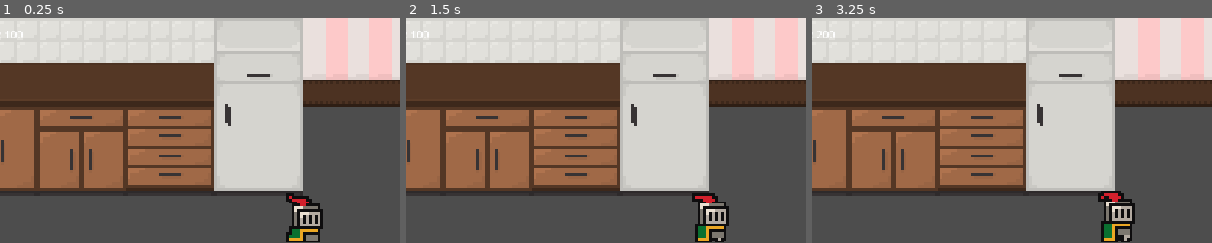
Above: before the commit, frames 1-3 (left to right).
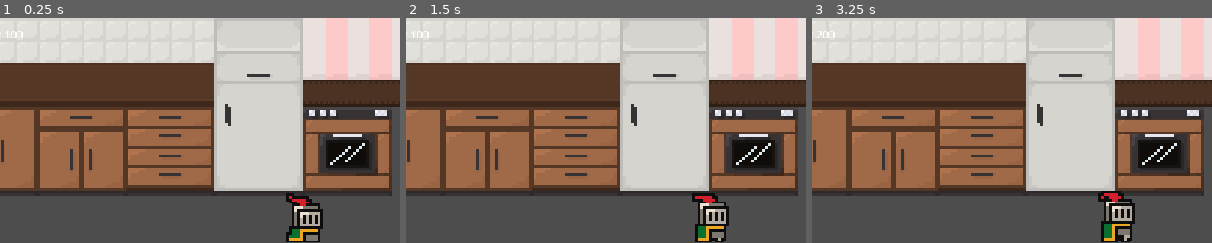
Above: after the commit, the same moments.

Repository: ZensykU2/bakery-game
Game: Godot game, scene res://scenes/bakery/Bakery.tscn
The game is run twice, just before and just after one commit, with the same random seed, the same clock (stepped at 60 frames per second) and the same inputs. The engine's default icon, where the game draws it, is replaced by a stand-in: a white triangle on a blue panel in a dark square.
Inputs:
- Up to frame 1 (0.25 s): no input
- Up to frame 2 (1.5 s): click "Next Day" at 0.5 s; click "Next Day" at 1.25 s
- Up to frame 3 (3.25 s): click "Add $100" at 2 s; click "Add Flour" at 2.75 s
The pictures show only the part of the screen within x 12-62%, y 0-50%; the shares and areas given below are measured in that part.

The runs differ from the first frame. In frame 1, 8.4% of the frame differs, in the area x 75-98%, y 40-80%; in frame 2, 8.4%; in frame 3, 8.3%.

Commit message:
multiple ovens

Diff:
--- a/scenes/bakery/Bakery.tscn
+++ b/scenes/bakery/Bakery.tscn
@@ -167,6 +167,12 @@
 [node name="Oven" parent="Interactables" unique_id=1524767547 node_paths=PackedStringArray("oven_ui") instance=ExtResource("3_16vwy")]
 position = Vector2(464, 272)
 oven_ui = NodePath("../../CanvasLayer/OvenUI")
+oven_id = "oven"
+
+[node name="Oven2" parent="Interactables" unique_id=538350455 node_paths=PackedStringArray("oven_ui") instance=ExtResource("3_16vwy")]
+position = Vector2(624, 272)
+oven_ui = NodePath("../../CanvasLayer/OvenUI")
+oven_id = "oven2"
 
 [node name="Counter" parent="Interactables" unique_id=1309049580 node_paths=PackedStringArray("counter_ui") instance=ExtResource("4_oahqh")]
 position = Vector2(429, 271)
--- a/scenes/bakery/Oven.tscn
+++ b/scenes/bakery/Oven.tscn
@@ -99,8 +99,8 @@
 
 [node name="AnimatedSprite2D" type="AnimatedSprite2D" parent="." unique_id=1937661151]
 sprite_frames = SubResource("SpriteFrames_ae6gd")
-animation = &"complete"
-frame_progress = 0.22375338
+animation = &"idle"
+frame_progress = 0.8093849
 
 [node name="Area2D" type="Area2D" parent="." unique_id=1859614450]
 visible = false
--- a/scripts/autoload/BakingManager.gd
+++ b/scripts/autoload/BakingManager.gd
@@ -7,8 +7,8 @@
 
 func _process(delta: float) -> void:
 	var state_changed_flag = false
-	for recipe_name in active_bakes.keys():
-		var bake = active_bakes[recipe_name]
+	for oven_id in active_bakes.keys():
+		var bake = active_bakes[oven_id]
 		if not bake.is_finished:
 			bake.time_remaining -= delta
 			state_changed_flag = true
@@ -18,13 +18,16 @@
 	if state_changed_flag:
 		baking_updated.emit()
 
-func can_start_bake(recipe_name: String) -> bool:
-	if active_bakes.has(recipe_name):
+func get_bake_for_oven(oven_id: String) -> Variant:
+	return active_bakes.get(oven_id, null)
+
+func can_start_bake(oven_id: String, recipe_name: String) -> bool:
+	if active_bakes.has(oven_id):
 		return false
 	return GameManager.can_craft(recipe_name)
 
-func start_bake(recipe_name: String) -> bool:
-	if not can_start_bake(recipe_name):
+func start_bake(oven_id: String, recipe_name: String) -> bool:
+	if not can_start_bake(oven_id, recipe_name):
 		return false
 
 	var recipe = RecipeDB.get_recipe(recipe_name)
@@ -32,7 +35,8 @@
 	for item in ingredients.keys():
 		GameManager.state.inventory[item] -= ingredients[item]
 
-	active_bakes[recipe_name] = {
+	active_bakes[oven_id] = {
+		"recipe_name": recipe_name,
 		"time_remaining": recipe.get("bake_time", 5.0),
 		"is_finished": false
 	}
@@ -42,12 +46,16 @@
 	GameManager.save_game()
 	return true
 
-func harvest_bake(recipe_name: String) -> bool:
-	if not active_bakes.has(recipe_name) or not active_bakes[recipe_name].is_finished:
+func harvest_bake(oven_id: String) -> bool:
+	if not active_bakes.has(oven_id):
+		return false
+	var bake = active_bakes[oven_id]
+	if not bake.is_finished:
 		return false
 
+	var recipe_name = bake.recipe_name
 	GameManager.state.bakery_stock[recipe_name] = GameManager.state.bakery_stock.get(recipe_name, 0) + 1
-	active_bakes.erase(recipe_name)
+	active_bakes.erase(oven_id)
 
 	GameManager.inventory_changed.emit()
 	baking_updated.emit()
--- a/scripts/bakery/oven.gd
+++ b/scripts/bakery/oven.gd
@@ -3,17 +3,46 @@
 @onready var animated_sprite: AnimatedSprite2D = $AnimatedSprite2D
 @export var oven_ui: Control
 
+@export var oven_id: String = ""
+
 func _ready() -> void:
-	animated_sprite.play("idle")
+	if oven_id.strip_edges() == "":
+		oven_id = name.to_lower()
+		print("Auto-assigned Oven ID: ", oven_id)
+
 	if oven_ui:
 		oven_ui.visible = false
 
+	BakingManager.baking_updated.connect(update_animation)
+	update_animation()
+
+func _process(_delta: float) -> void:
+	var bake = BakingManager.get_bake_for_oven(oven_id)
+	if bake and not bake.is_finished:
+		update_animation()
+
 func ui_accept(_player: CharacterBody2D) -> void:
 	if oven_ui:
+		oven_ui.current_oven_id = oven_id
+
 		oven_ui.visible = not oven_ui.visible
 		if oven_ui.visible:
 			oven_ui.update_buttons()
 
+func update_animation() -> void:
+	var bake = BakingManager.get_bake_for_oven(oven_id)
+
+	if bake == null:
+		if animated_sprite.animation != "idle":
+			animated_sprite.play("idle")
+	elif not bake.is_finished:
+		if animated_sprite.animation != "running":
+			animated_sprite.play("running")
+	else:
+		if animated_sprite.animation != "complete":
+			animated_sprite.play("complete")
+
 func _on_area_2d_body_exited(body: Node2D) -> void:
 	if body.name == "Player" and oven_ui:
+		if oven_ui.current_oven_id == oven_id:
 			oven_ui.visible = false
--- a/scripts/bakery/oven_ui.gd
+++ b/scripts/bakery/oven_ui.gd
@@ -1,6 +1,7 @@
 extends Control
 
 @onready var recipe_list: VBoxContainer = $Panel/RecipeList
+var current_oven_id: String = ""
 
 func _ready() -> void:
 	GameManager.inventory_changed.connect(update_buttons)
@@ -8,8 +9,10 @@
 	setup_recipe_buttons()
 
 func _process(_delta: float) -> void:
-	if visible and not BakingManager.active_bakes.is_empty():
-		update_buttons()
+	if visible:
+		var bake = BakingManager.get_bake_for_oven(current_oven_id)
+		if bake and not bake.is_finished:
+			update_buttons()
 
 func setup_recipe_buttons() -> void:
 	for child in recipe_list.get_children():
@@ -26,33 +29,38 @@
 	update_buttons()
 
 func update_buttons() -> void:
+	var current_bake = BakingManager.get_bake_for_oven(current_oven_id)
+
 	for button in recipe_list.get_children():
 		if button is Button and button.has_meta("recipe_name"):
 			var recipe_name = button.get_meta("recipe_name")
-			var bake = BakingManager.active_bakes.get(recipe_name, null)
 
-			if bake == null:
+			if current_bake == null:
 				button.text = "Bake %s" % recipe_name.capitalize()
 				button.disabled = not GameManager.can_craft(recipe_name)
-			elif not bake.is_finished:
-				button.text = "Baking %s (%.1fs)" % [recipe_name.capitalize(), bake.time_remaining]
+			elif current_bake.recipe_name == recipe_name:
+				if not current_bake.is_finished:
+					button.text = "Baking %s (%.1fs)" % [recipe_name.capitalize(), current_bake.time_remaining]
+					button.disabled = true
+				else:
+					button.text = "%s Ready! (Right-Click)" % recipe_name.capitalize()
+					button.disabled = false
+			else:
+				button.text = "Oven Busy..."
 				button.disabled = true
-			else:
-				button.text = "%s Ready! (Right-Click)" % recipe_name.capitalize()
-				button.disabled = false
 
 func _on_recipe_button_gui_input(event: InputEvent, recipe_name: String) -> void:
 	if event is InputEventMouseButton and event.pressed:
-		var bake = BakingManager.active_bakes.get(recipe_name, null)
+		var current_bake = BakingManager.get_bake_for_oven(current_oven_id)
 
 		if event.button_index == MOUSE_BUTTON_LEFT:
-			if bake == null:
-				if BakingManager.start_bake(recipe_name):
-					print("Started baking!")
-			elif bake.is_finished:
-				print("Right-click to harvest this!")
+			if current_bake == null:
+				if BakingManager.start_bake(current_oven_id, recipe_name):
+					print("Started baking ", recipe_name, " in ", current_oven_id)
+			elif current_bake.is_finished:
+				print("Right-click to harvest!")
 
 		elif event.button_index == MOUSE_BUTTON_RIGHT:
-			if bake != null and bake.is_finished:
-				if BakingManager.harvest_bake(recipe_name):
+			if current_bake != null and current_bake.recipe_name == recipe_name and current_bake.is_finished:
+				if BakingManager.harvest_bake(current_oven_id):
 					print("Harvested baked good!")
